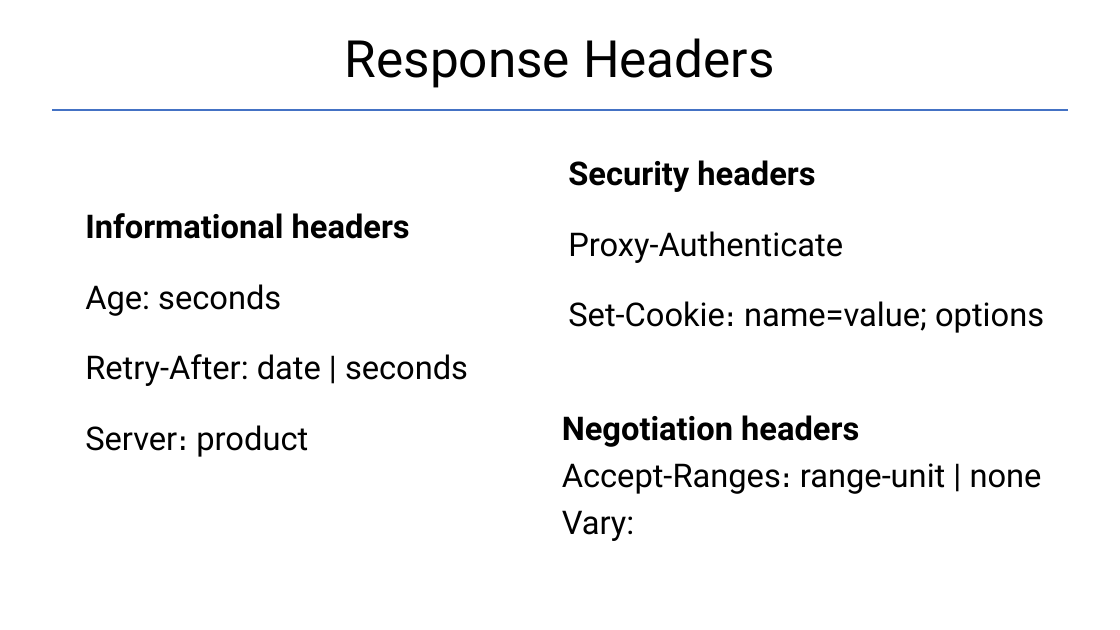
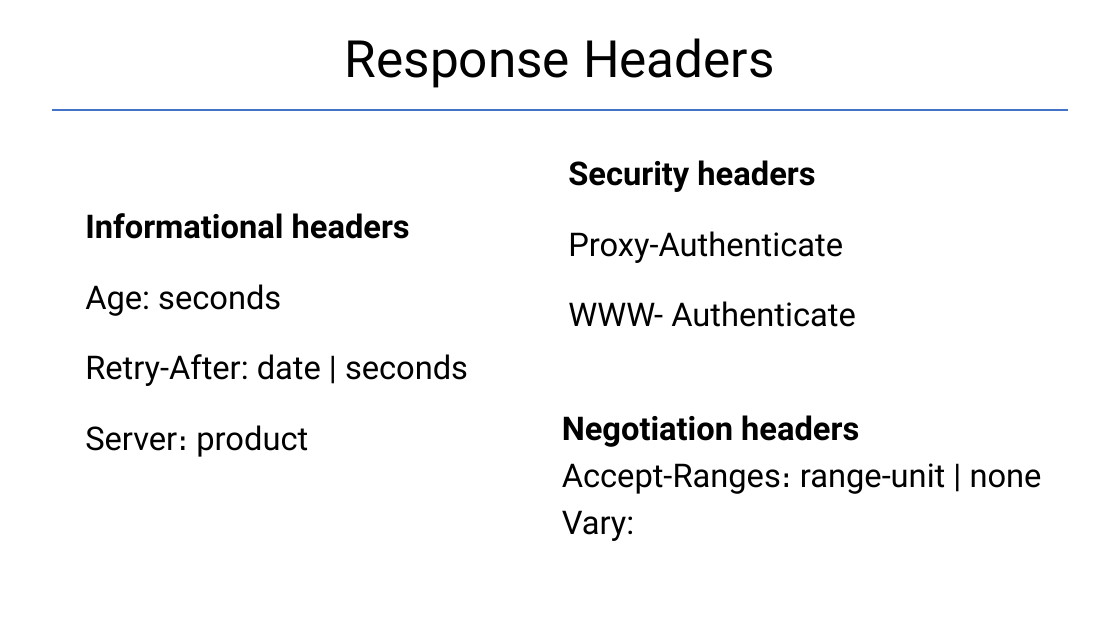
Before and after one commit to Garnik94/Levelup_presentations, a slide deck: slide 24 of Http/Http_presentation.pptx. Drawn at 1120x630 pixels with LibreOffice and Linux fonts; fonts in the diff are those of the drawing. Boxes give left, top, right and bottom in pixels: in the first picture for what was removed or moved away, otherwise in the second. Text is boxed around its words. In the diff, an @@ line names an element or a change of style, - is before the commit and + after.

```diff
--- a/Http/Http_presentation.pptx
+++ b/Http/Http_presentation.pptx
@@ text at [568,301,856,327]: text changed @@
-Set-Cookie։ name=value; options
+WWW- Authenticate
```
Also in this commit, not shown: 2 other slides changed, 1 other file.
